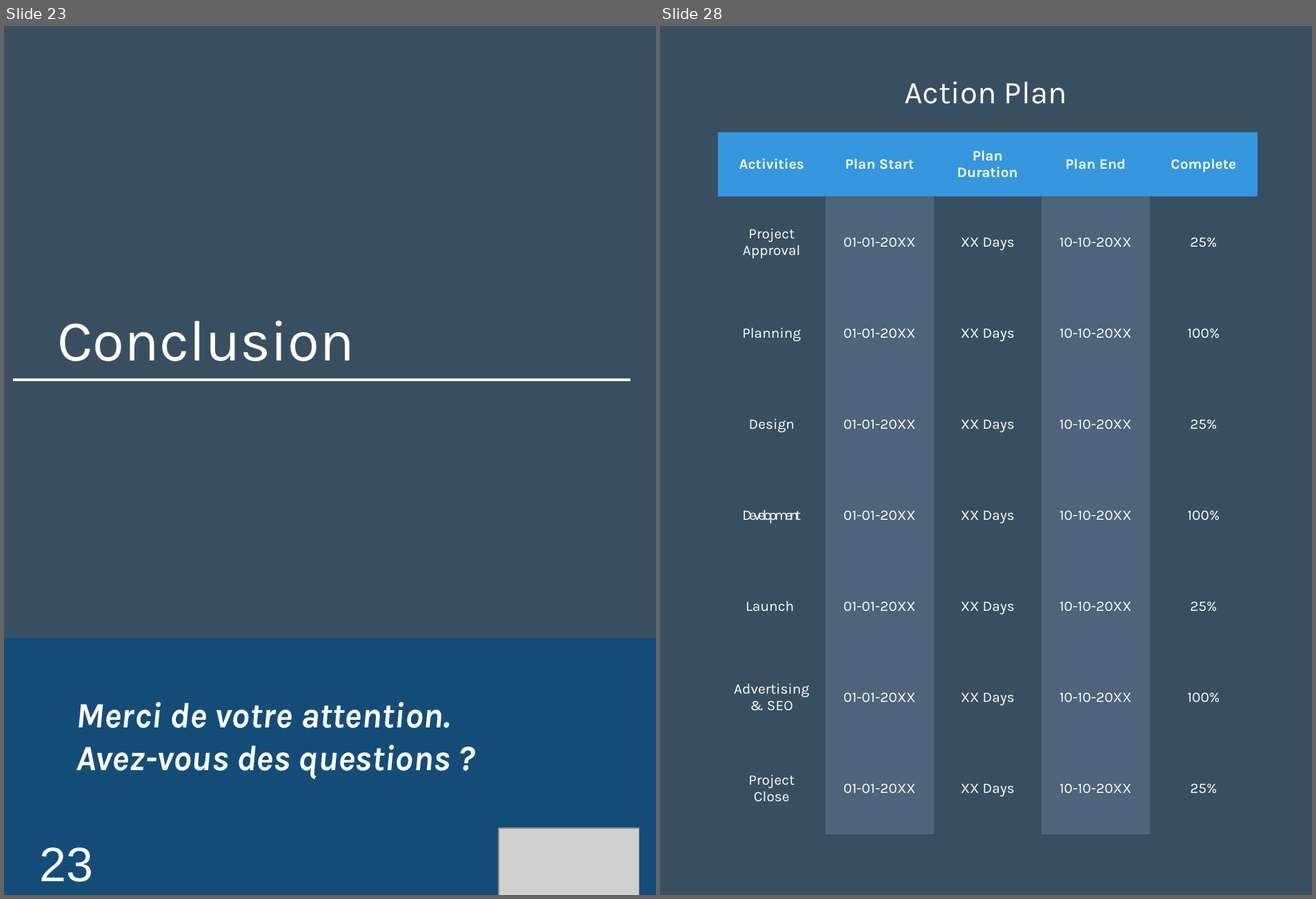
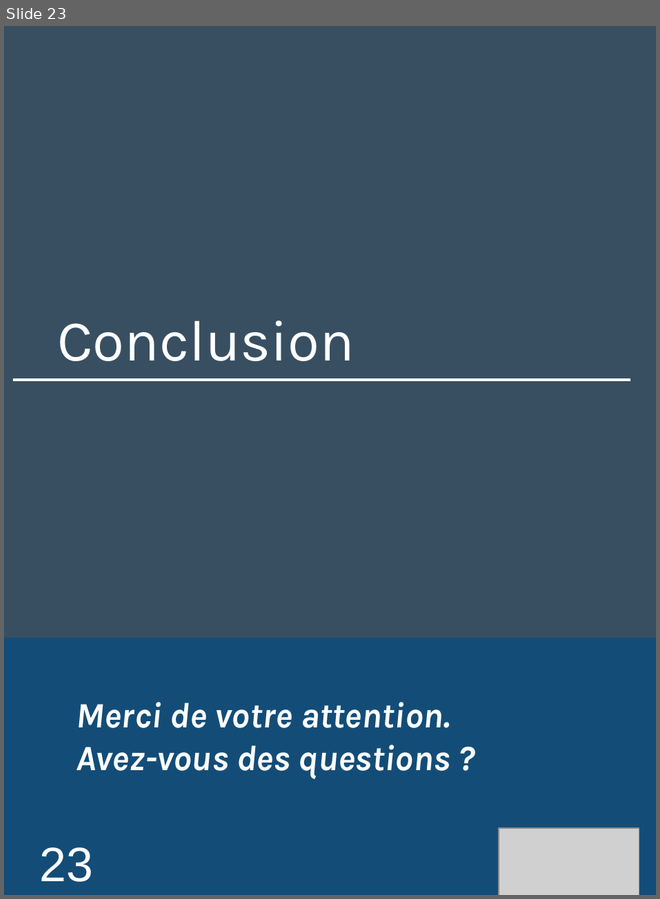
Before and after one commit to Loicpln/Projet_Algo_N2, a slide deck: Elements de presentation/Soutenance finale.pptx. Shown side by side, each under a label of ours: slides 23 and 28 before the commit, slide 23 after it; the slides between them are not shown. The pictures are 1316x899 and 660x899 pixels, drawn with LibreOffice and Linux fonts; fonts in the diff are those of the drawing; grey boxes stand for pictures. Boxes give left, top, right and bottom in pixels: in the first picture for what was removed or moved away, otherwise in the second. Text is boxed around its words. In the diff, an @@ line names an element or a change of style, - is before the commit and + after.

```diff
--- a/Elements de presentation/Soutenance finale.pptx
+++ b/Elements de presentation/Soutenance finale.pptx
@@ slide 28 removed at (660,26,1312,895), background #384F62 @@
@@ text removed at (904,81,1067,104) @@
-Action Plan
@@ table removed at (717,132,1256,835), 8 rows, 5 columns @@
-Activities | Plan Start | Plan Duration | Plan End | Complete
-Project Approval | 01-01-20XX | XX Days | 10-10-20XX | 25%
-Planning | 01-01-20XX | XX Days | 10-10-20XX | 100%
-Design | 01-01-20XX | XX Days | 10-10-20XX | 25%
-Development | 01-01-20XX | XX Days | 10-10-20XX | 100%
-Launch | 01-01-20XX | XX Days | 10-10-20XX | 25%
-Advertising & SEO | 01-01-20XX | XX Days | 10-10-20XX | 100%
-Project Close | 01-01-20XX | XX Days | 10-10-20XX | 25%
```
Also in this commit, not shown: 1 slide changed, 33 other slides removed.
